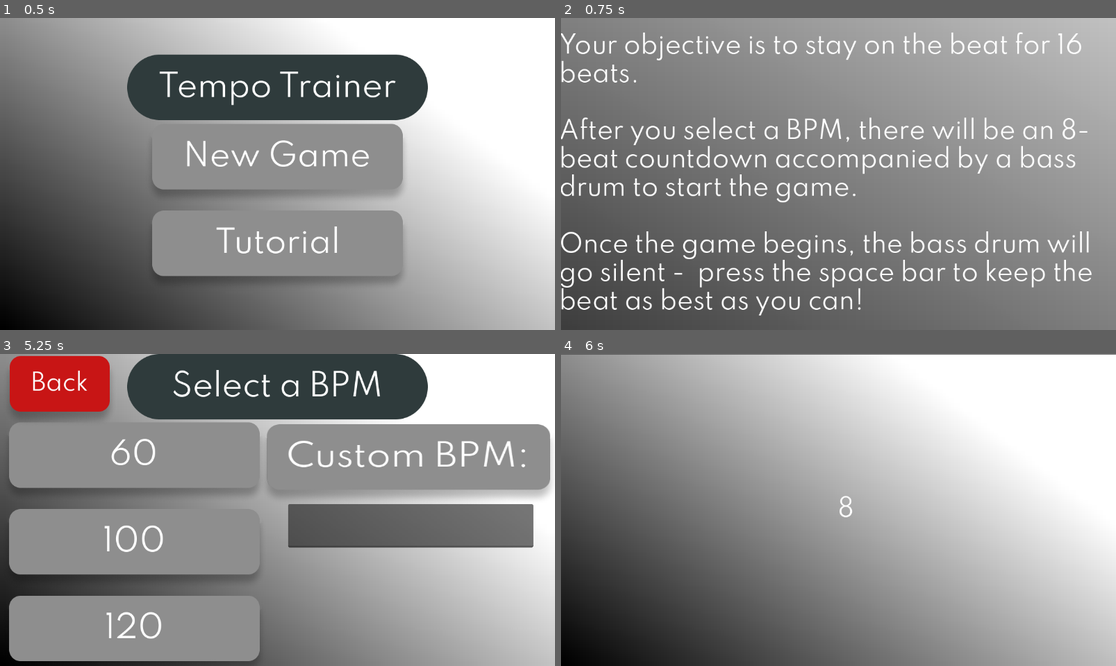
Above: before the commit, frames 1-4 (two rows, left to right).
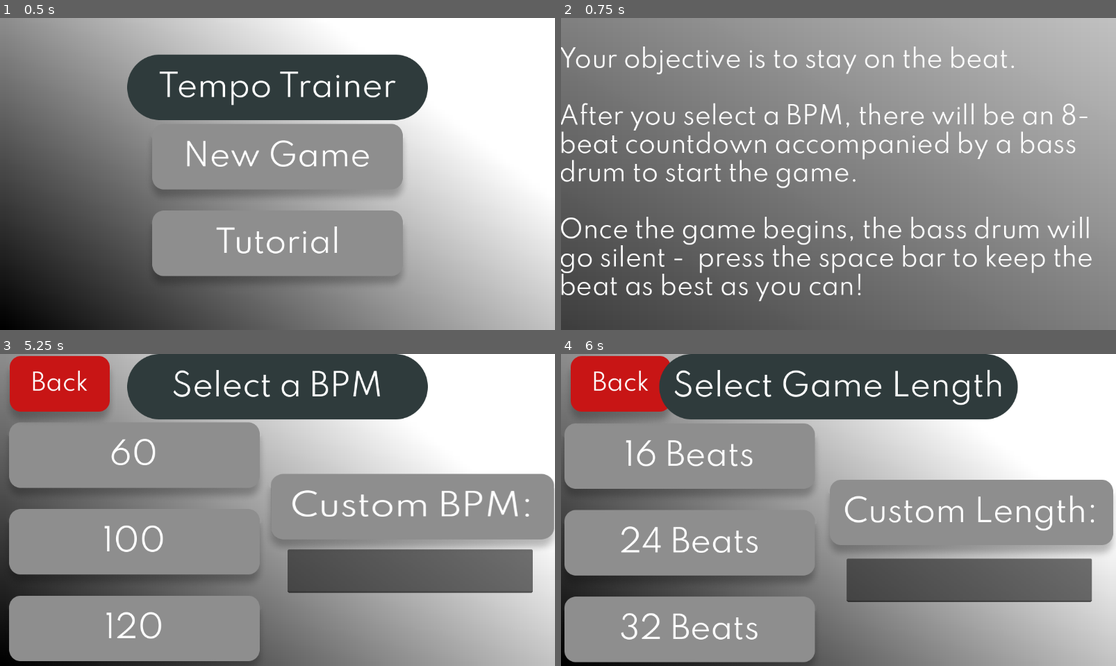
Above: after the commit, the same moments.

Repository: dbm19/tempo_trainer
Game: Godot game, scene res://main_menu.tscn
Same seed, same stepped clock (60 frames per second), same inputs: the game is played once before the commit and once after it. The engine's default icon, where the game draws it, is replaced by a stand-in: a white triangle on a blue panel in a dark square.
Inputs (mouse positions are in pixels of both pictures, inside the frame that each line leads up to):
- Up to frame 1 (0.5 s): no input
- Up to frame 2 (0.75 s): click (838, 252) at 0.5 s
- Up to frame 3 (5.25 s): tap Enter at 1.25, 2.75, 4.25 s; move the mouse to (399, 494) at 1.27 s; tap Space (player_hit) at 1.35, 2, 2.1, 2.85, 3.5, 3.6, 4.35 s; move the mouse to (166, 525) at 2.02 s; move the mouse to (333, 441) at 2.77 s; move the mouse to (249, 572) at 3.52 s; move the mouse to (444, 556) at 4.27 s; tap Escape (escape) at 4.9 s; click (277, 500) at 5 s
- Up to frame 4 (6 s): click (694, 463) at 5.75 s

Frame 1 is identical in both runs. In frame 2, 16% of the frame differs, in the area x 0-96%, y 4-96%; in frame 3, 23%; in frame 4, 54%, in the area x 0-100%, y 0-99%.

Commit message:
add game length scene

Diff:
--- a/bpm_select.gd
+++ b/bpm_select.gd
@@ -16,18 +16,18 @@
 
 func _on_sixty_bpm_button_pressed() -> void:
 	Global.selected_bpm = 60
-	get_tree().change_scene_to_file("res://game.tscn")
+	get_tree().change_scene_to_file("res://game_length_select.tscn")
 
 func _on_hundred_bpm_button_pressed() -> void:
 	Global.selected_bpm = 100
-	get_tree().change_scene_to_file("res://game.tscn")
+	get_tree().change_scene_to_file("res://game_length_select.tscn")
 
 func _on_one_twenty_bpm_button_pressed() -> void:
 	Global.selected_bpm = 120
-	get_tree().change_scene_to_file("res://game.tscn")
+	get_tree().change_scene_to_file("res://game_length_select.tscn")
 
 
 func _on_bpm_input_text_submitted(new_text: String) -> void:
 	if new_text.is_valid_int() && int(new_text) > 0:
 		Global.selected_bpm = int(new_text)
-		get_tree().change_scene_to_file("res://game.tscn")
+		get_tree().change_scene_to_file("res://game_length_select.tscn")
--- a/bpm_select.tscn
+++ b/bpm_select.tscn
@@ -97,10 +97,10 @@
 anchor_top = 0.5
 anchor_right = 1.0
 anchor_bottom = 0.5
-offset_left = -554.0
-offset_top = -12.0
-offset_right = -45.0
-offset_bottom = 78.0
+offset_left = -555.0
+offset_top = 82.0
+offset_right = -46.0
+offset_bottom = 172.0
 grow_horizontal = 0
 grow_vertical = 2
 theme_override_fonts/font = ExtResource("8_b2dxe")
@@ -108,10 +108,10 @@
 
 [node name="TextureRect" type="TextureRect" parent="."]
 layout_mode = 0
-offset_left = 536.0
-offset_top = 146.0
-offset_right = 1160.0
-offset_bottom = 314.0
+offset_left = 544.0
+offset_top = 249.0
+offset_right = 1168.0
+offset_bottom = 417.0
 texture = ExtResource("9_aosh3")
 
 [connection signal="pressed" from="BpmButtonsContainer/SixtyBpmButton" to="." method="_on_sixty_bpm_button_pressed"]
--- /dev/null
+++ b/game_length_select.gd
@@ -0,0 +1,15 @@
+extends Control
+
+
+# Called when the node enters the scene tree for the first time.
+func _ready() -> void:
+	pass # Replace with function body.
+
+
+# Called every frame. 'delta' is the elapsed time since the previous frame.
+func _process(delta: float) -> void:
+	pass
+
+
+func _on_back_button_pressed() -> void:
+	get_tree().change_scene_to_file("res://bpm_select.tscn")
--- /dev/null
+++ b/game_length_select.tscn
@@ -0,0 +1,121 @@
+[gd_scene load_steps=12 format=3 uid="uid://cvlwis6s76rmk"]
+
+[ext_resource type="Texture2D" uid="uid://cxyoumpton8ii" path="res://art_assets/select_game_length.png" id="1_e55et"]
+[ext_resource type="Script" path="res://game_length_select.gd" id="1_t68a4"]
+[ext_resource type="Texture2D" uid="uid://ckbne4thlkvq2" path="res://art_assets/16_beats_button.png" id="2_4a0eh"]
+[ext_resource type="Texture2D" uid="uid://fns3qu3opnbd" path="res://art_assets/24_beats_button.png" id="3_r01ga"]
+[ext_resource type="Texture2D" uid="uid://dtprdlpsednwf" path="res://art_assets/32_beats_button.png" id="4_odft1"]
+[ext_resource type="Texture2D" uid="uid://bq8uwmko1k4uw" path="res://art_assets/custom_game_length.png" id="5_qyom4"]
+[ext_resource type="FontFile" uid="uid://ceqsmd7sr5uio" path="res://fonts/spartan/Spartan-Regular.ttf" id="7_4sn1t"]
+[ext_resource type="Texture2D" uid="uid://c8p1afn4thsat" path="res://art_assets/back_button.png" id="8_e67t2"]
+[ext_resource type="Script" path="res://back_button.gd" id="9_tpicg"]
+
+[sub_resource type="Gradient" id="Gradient_1lqo8"]
+
+[sub_resource type="GradientTexture2D" id="GradientTexture2D_ivglp"]
+gradient = SubResource("Gradient_1lqo8")
+fill_from = Vector2(0, 1)
+fill_to = Vector2(0.860092, 0.37844)
+
+[node name="GameLengthSelect" type="Control"]
+layout_mode = 3
+anchors_preset = 15
+anchor_right = 1.0
+anchor_bottom = 1.0
+grow_horizontal = 2
+grow_vertical = 2
+script = ExtResource("1_t68a4")
+
+[node name="MainMenuBackground" type="TextureRect" parent="."]
+layout_mode = 1
+anchors_preset = 15
+anchor_right = 1.0
+anchor_bottom = 1.0
+grow_horizontal = 2
+grow_vertical = 2
+texture = SubResource("GradientTexture2D_ivglp")
+
+[node name="GameLengthSelectTitle" type="TextureRect" parent="."]
+z_index = 1
+layout_mode = 1
+anchors_preset = 5
+anchor_left = 0.5
+anchor_right = 0.5
+offset_left = -372.0
+offset_right = 372.0
+offset_bottom = 136.0
+grow_horizontal = 2
+texture = ExtResource("1_e55et")
+
+[node name="BpmButtonsContainer" type="VBoxContainer" parent="."]
+layout_mode = 1
+anchors_preset = 4
+anchor_top = 0.5
+anchor_bottom = 0.5
+offset_left = -13.0
+offset_top = -184.0
+offset_right = 547.0
+offset_bottom = 352.0
+grow_vertical = 2
+size_flags_horizontal = 4
+size_flags_vertical = 4
+alignment = 1
+
+[node name="SixteenBeatsButton" type="Button" parent="BpmButtonsContainer"]
+layout_mode = 2
+icon = ExtResource("2_4a0eh")
+flat = true
+icon_alignment = 1
+
+[node name="TwentyFourBeatsButton" type="Button" parent="BpmButtonsContainer"]
+layout_mode = 2
+icon = ExtResource("3_r01ga")
+flat = true
+icon_alignment = 1
+
+[node name="ThirtyTwoBeatsButton" type="Button" parent="BpmButtonsContainer"]
+layout_mode = 2
+icon = ExtResource("4_odft1")
+flat = true
+icon_alignment = 1
+
+[node name="CustomLength" type="TextureRect" parent="."]
+layout_mode = 1
+anchors_preset = 6
+anchor_left = 1.0
+anchor_top = 0.5
+anchor_right = 1.0
+anchor_bottom = 0.5
+offset_left = -610.0
+offset_top = -63.0
+offset_right = 10.0
+offset_bottom = 105.0
+grow_horizontal = 0
+grow_vertical = 2
+texture = ExtResource("5_qyom4")
+
+[node name="LengthInput" type="LineEdit" parent="."]
+layout_mode = 1
+anchors_preset = 6
+anchor_left = 1.0
+anchor_top = 0.5
+anchor_right = 1.0
+anchor_bottom = 0.5
+offset_left = -559.0
+offset_top = 101.0
+offset_right = -50.0
+offset_bottom = 191.0
+grow_horizontal = 0
+grow_vertical = 2
+theme_override_fonts/font = ExtResource("7_4sn1t")
+theme_override_font_sizes/font_size = 50
+
+[node name="BackButton" type="Button" parent="."]
+offset_right = 8.0
+offset_bottom = 8.0
+icon = ExtResource("8_e67t2")
+flat = true
+icon_alignment = 1
+script = ExtResource("9_tpicg")
+
+[connection signal="pressed" from="BackButton" to="." method="_on_back_button_pressed"]
--- a/game_screen.gd
+++ b/game_screen.gd
@@ -24,7 +24,7 @@
 	bass_drum_timer = get_node("BassDrum/BassDrumTimer")
 	countdown = get_node("Countdown")
 	eight_count = 8
-	number_of_beats = 16
+	number_of_beats = 32
 	game_start = false
 	beat_sprite_scene = preload("res://beat_sprite.tscn")
 	sprite_positions[0] = get_node("SpritePositionOne")
--- a/global.gd
+++ b/global.gd
@@ -1,14 +1,16 @@
 extends Node
 
 var selected_bpm
+var selected_length
 
 # Called when the node enters the scene tree for the first time.
 func _ready() -> void:
 	selected_bpm = 120
-	var test = wrapi(2, -5, -1)
-	print(test)
 
 # Called every frame. 'delta' is the elapsed time since the previous frame.
 func _process(delta: float) -> void:
 	if Input.is_action_just_pressed("escape"):
-		get_tree().change_scene_to_file("res://main_menu.tscn")
+		if get_tree().get_current_scene().name == "GameLengthSelect":
+			get_tree().change_scene_to_file("res://bpm_select.tscn")
+		else:
+			get_tree().change_scene_to_file("res://main_menu.tscn")
--- a/tutorial.tscn
+++ b/tutorial.tscn
@@ -41,7 +41,7 @@
 grow_vertical = 2
 theme_override_fonts/font = ExtResource("1_ra2ne")
 theme_override_font_sizes/font_size = 50
-text = "Your objective is to stay on the beat for 16 beats.
+text = "Your objective is to stay on the beat.
 
 After you select a BPM, there will be an 8-beat countdown accompanied by a bass drum to start the game.
 
Binary file added: art_assets/16_beats_button.png
Not shown, added: art_assets/16_beats_button.png.import
Binary file added: art_assets/24_beats_button.png
Not shown, added: art_assets/24_beats_button.png.import
Binary file added: art_assets/32_beats_button.png
Not shown, added: art_assets/32_beats_button.png.import
Binary file added: art_assets/custom_game_length.png
Not shown, added: art_assets/custom_game_length.png.import
Binary file added: art_assets/select_game_length.png
Not shown, added: art_assets/select_game_length.png.import
Not shown: 1 places in bpm_select.tscn that only renumber resources
